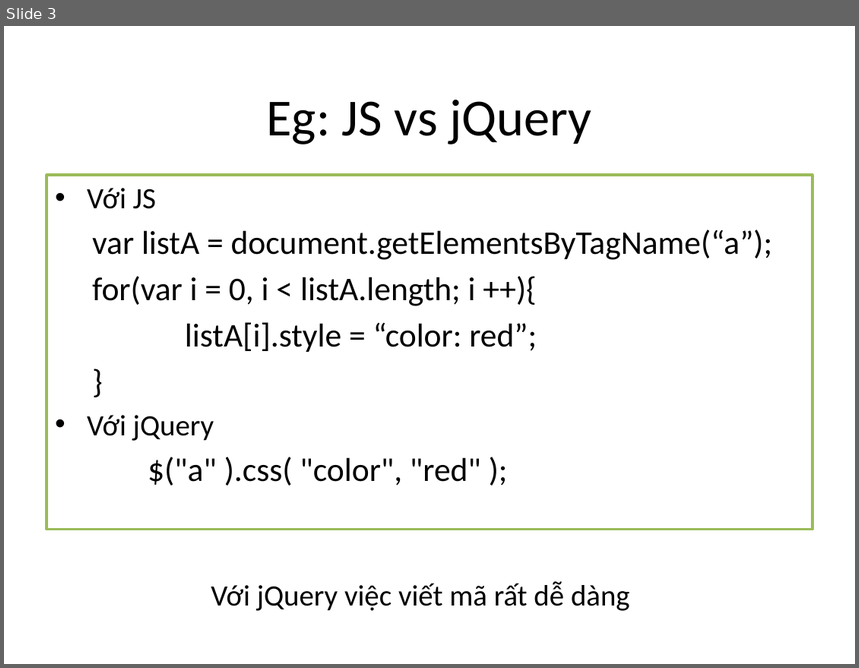
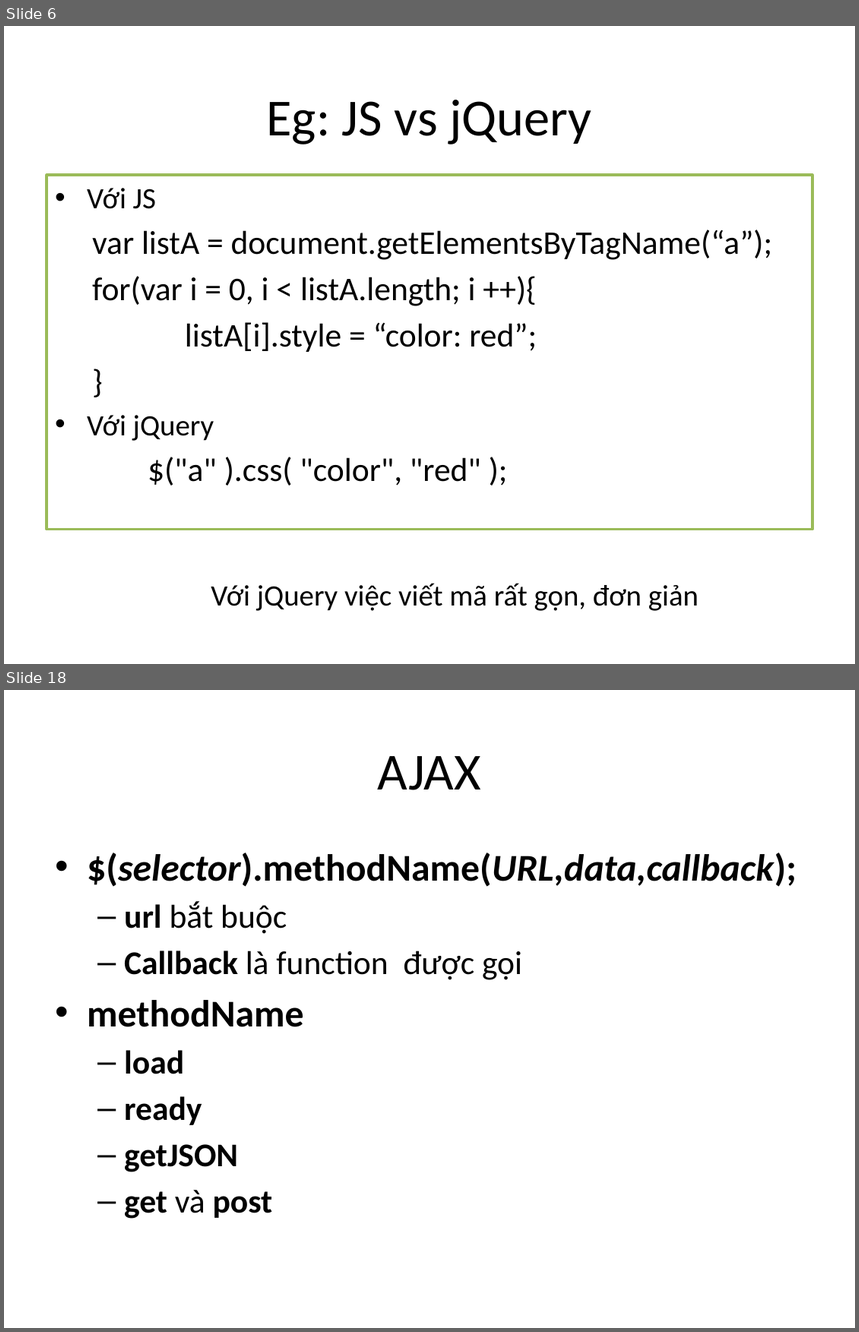
Before and after one commit to phithanh97cs/T3H, a slide deck: Front-end/5. jQuery vs JS/jQuery.pptx. Shown one above the other, each under a label of ours: slide 3 before the commit, slides 6 and 18 after it; the slides between them are not shown. The pictures are 859x668 and 859x1332 pixels, drawn with LibreOffice and Linux fonts; fonts in the diff are those of the drawing. Boxes give left, top, right and bottom in pixels: in the first picture for what was removed or moved away, otherwise in the second. Text is boxed around its words. In the diff, an @@ line names an element or a change of style, - is before the commit and + after.

```diff
--- a/Front-end/5. jQuery vs JS/jQuery.pptx
+++ b/Front-end/5. jQuery vs JS/jQuery.pptx
@@ slide 18 added at (x1=4, y1=690, x2=855, y2=1328), background #FFFFFF @@
@@ title added at (x1=378, y1=756, x2=481, y2=790), 44 pt, text #000000 @@
+AJAX
@@ text added at (x1=87, y1=853, x2=797, y2=1219), 28 pt, text #000000, bold @@
+• $(selector).methodName(URL,data,callback);
+  – url bắt buộc
+  – Callback là function được gọi
+• methodName
+  – load
+  – ready
+  – getJSON
+  – get và post
@@ what was slide 3 is now slide 6 @@
@@ slide 6 changed as well @@
@@ text at (x1=211, y1=583, x2=699, y2=611): text changed @@
-Với jQuery việc viết mã rất dễ dàng
+Với jQuery việc viết mã rất gọn, đơn giản
```
Also in this commit, not shown: 1 other slide changed, 17 other slides added, 5 other files.
